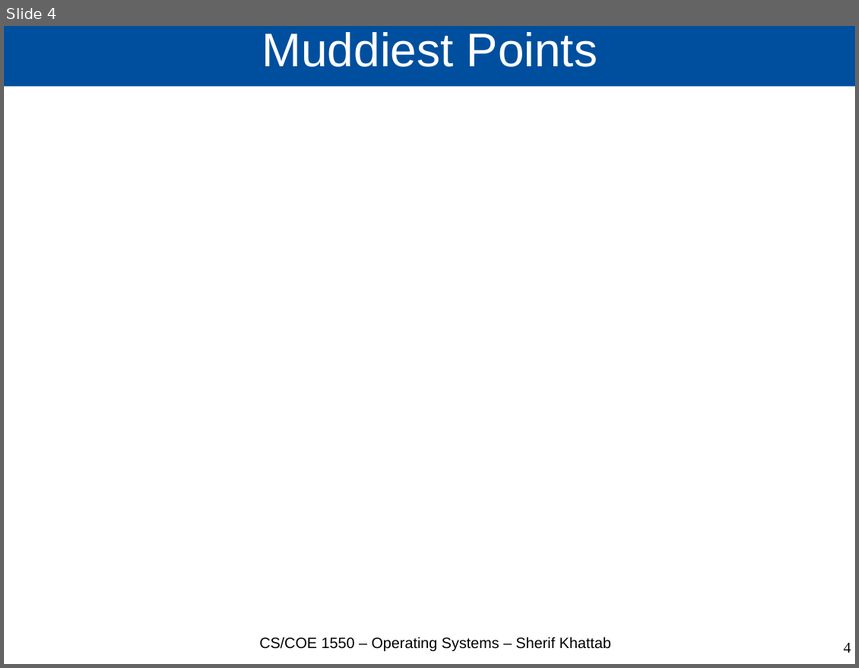
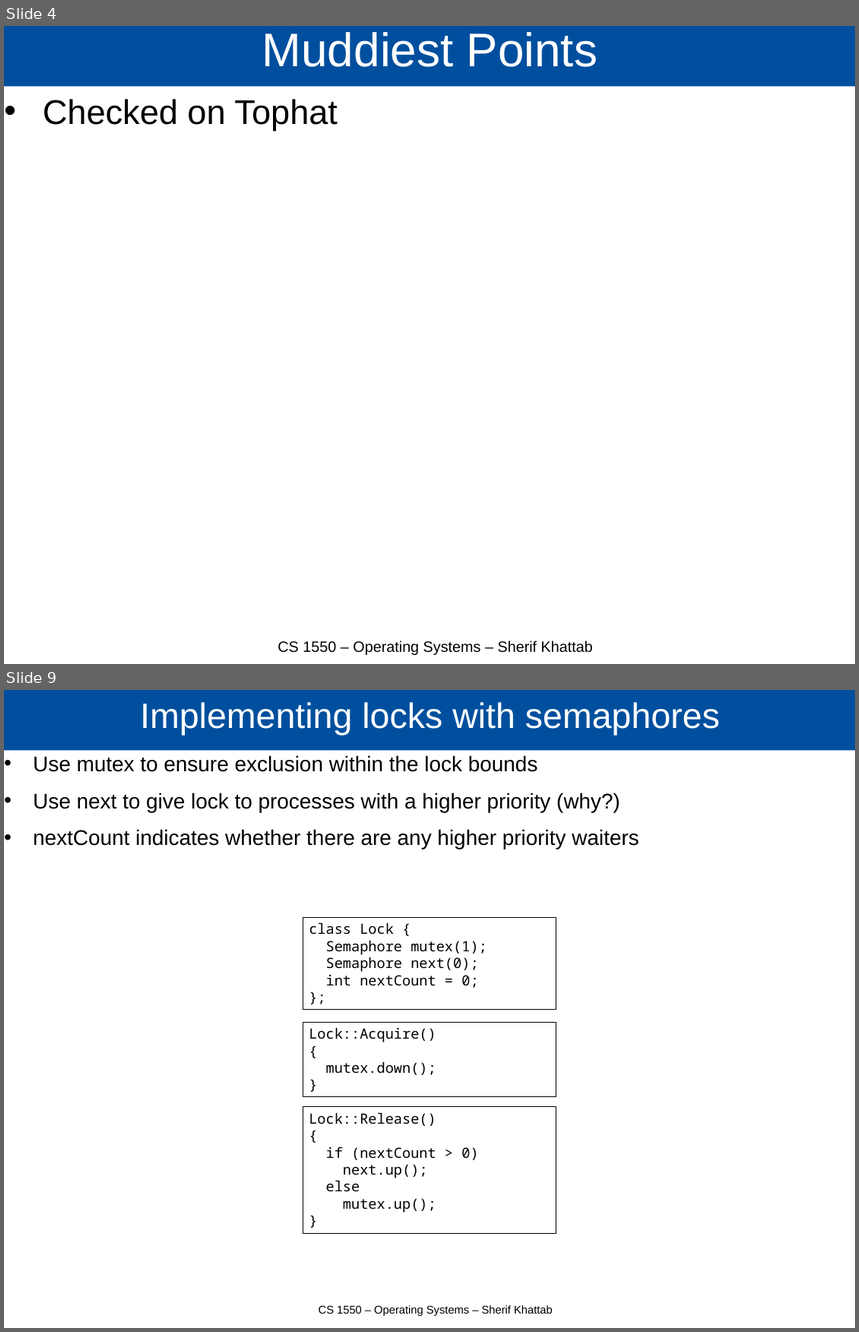
Before and after one commit to cs1550-2224/cs1550-code-handouts, a slide deck: DraftSlides/Lecture11.pptx. Shown one above the other, each under a label of ours: slide 4 before the commit, slides 4 and 9 after it; the slides between them are not shown. The pictures are 859x668 and 859x1332 pixels, drawn with LibreOffice and Linux fonts; fonts in the diff are those of the drawing. Boxes give left, top, right and bottom in pixels: in the first picture for what was removed or moved away, otherwise in the second. Text is boxed around its words. In the diff, an @@ line names an element or a change of style, - is before the commit and + after.

```diff
--- a/DraftSlides/Lecture11.pptx
+++ b/DraftSlides/Lecture11.pptx
@@ slide 9 added at (4, 690, 855, 1328), background #FFFFFF @@
@@ title added at (4, 690, 855, 751), fill #004F9E, 33 pt, text #FFFFFF @@
+Implementing locks with semaphores
@@ text added at (33, 755, 639, 849), 19.8 pt, text #000000 @@
+• Use mutex to ensure exclusion within the lock bounds
+• Use next to give lock to processes with a higher priority (why?)
+• nextCount indicates whether there are any higher priority waiters
@@ rectangle added at (303, 918, 557, 1010), outline #000000 0.5 pt, 13.2 pt, text #000000 @@
+class Lock {
+Semaphore mutex(1);
+Semaphore next(0);
+int nextCount = 0;
+};
@@ rectangle added at (303, 1022, 557, 1097), outline #000000 0.5 pt, 13.2 pt, text #000000 @@
+Lock::Acquire()
+{
+mutex.down();
+}
@@ rectangle added at (303, 1107, 557, 1233), outline #000000 0.5 pt, 13.2 pt, text #000000 @@
+Lock::Release()
+{
+if (nextCount > 0)
+next.up();
+else
+mutex.up();
+}
@@ text added at (319, 1306, 553, 1316), 10.5 pt, text #000000 @@
+CS 1550 – Operating Systems – Sherif Khattab
@@ slide 4 changed as well @@
@@ text added at (43, 99, 338, 130), 32 pt, text #000000 @@
+• Checked on Tophat
@@ text at (278, 641, 593, 655): text changed @@
-CS/COE 1550 – Operating Systems – Sherif Khattab
+CS 1550 – Operating Systems – Sherif Khattab
@@ page number removed at (844, 643, 851, 653) @@
-4
```
Also in this commit, not shown: 3 other slides changed, 9 other slides added, 1 slide removed, 1 other file.
